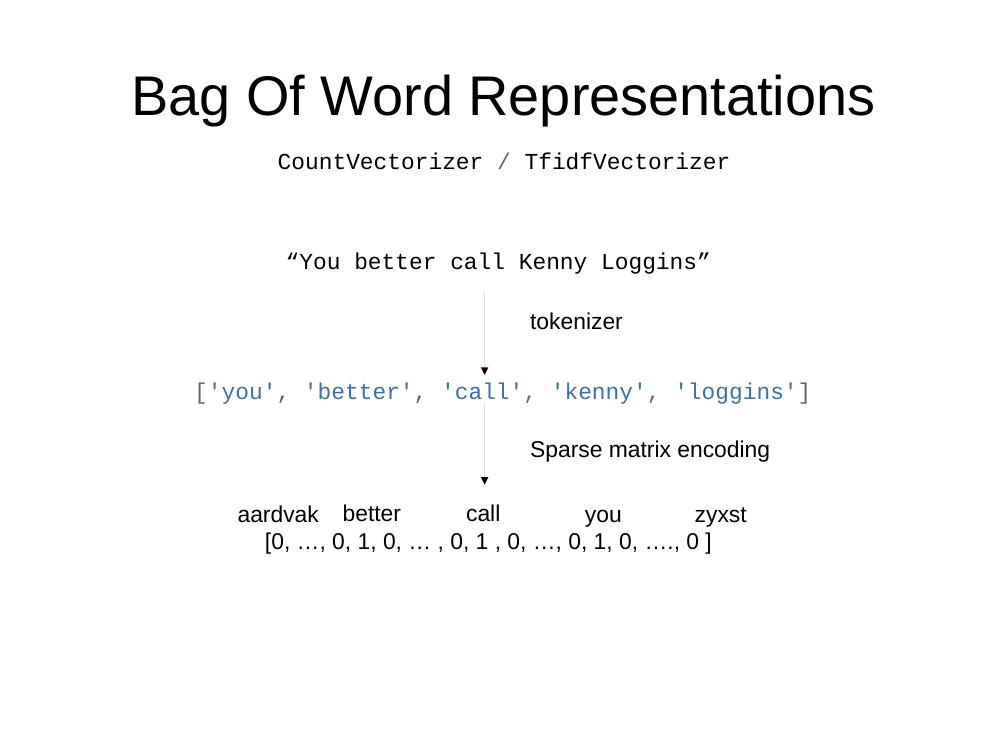
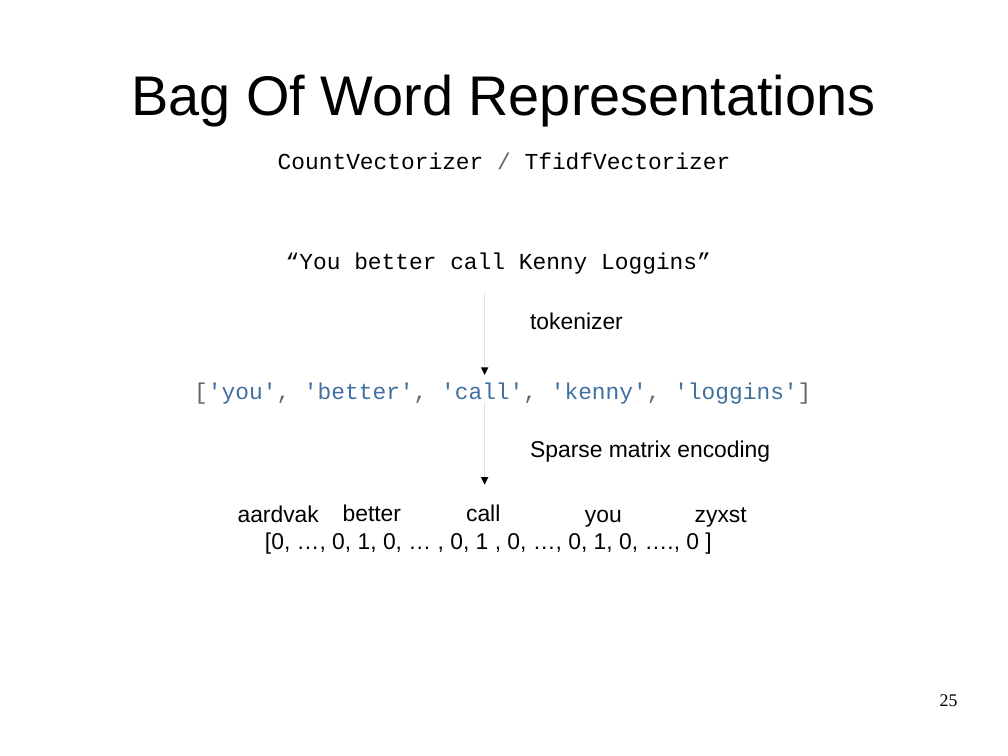
Before and after one commit to amueller/talks_odt, a slide deck: slide 25 of machine-learning-with-scikit-learn-CUNY-2015.odp (slide 22 before the commit). Drawn at 1008x756 pixels with LibreOffice and Linux fonts; fonts in the diff are those of the drawing. Boxes give left, top, right and bottom in pixels: in the first picture for what was removed or moved away, otherwise in the second. Text is boxed around its words. In the diff, an @@ line names an element or a change of style, - is before the commit and + after.

```diff
--- a/machine-learning-with-scikit-learn-CUNY-2015.odp
+++ b/machine-learning-with-scikit-learn-CUNY-2015.odp
@@ page number added at box(940, 694, 958, 706), 14 pt, text #000000 @@
+25
```
Also in this commit, not shown: 22 other slides changed, 6 slides added, 1 slide removed.
